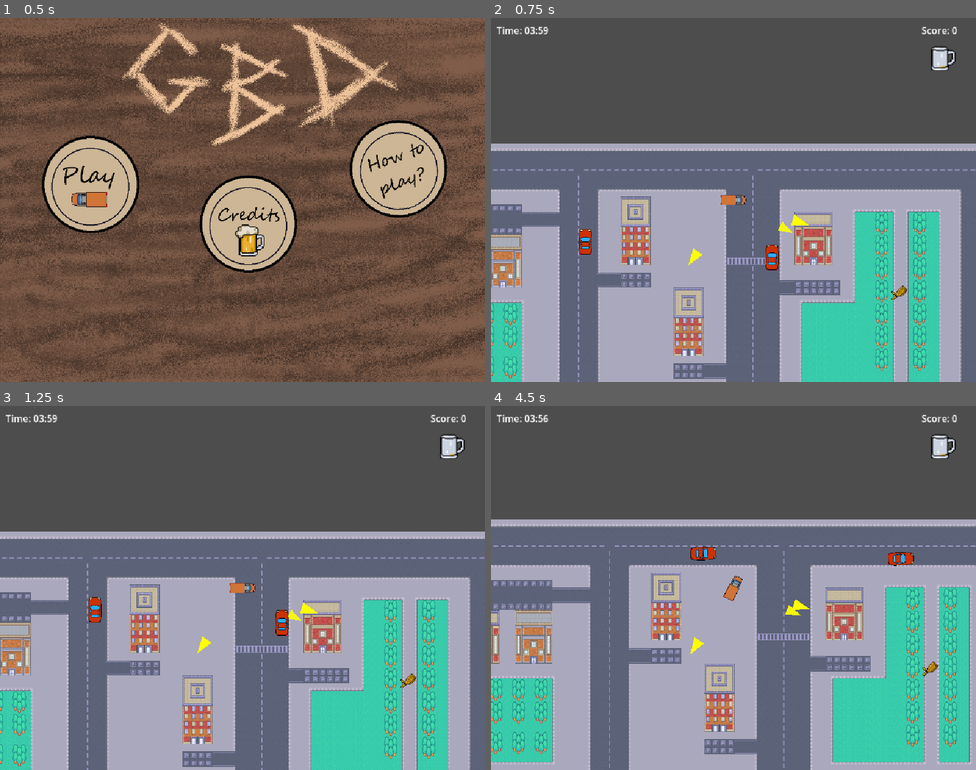
Above: before the commit, frames 1-4 (two rows, left to right).
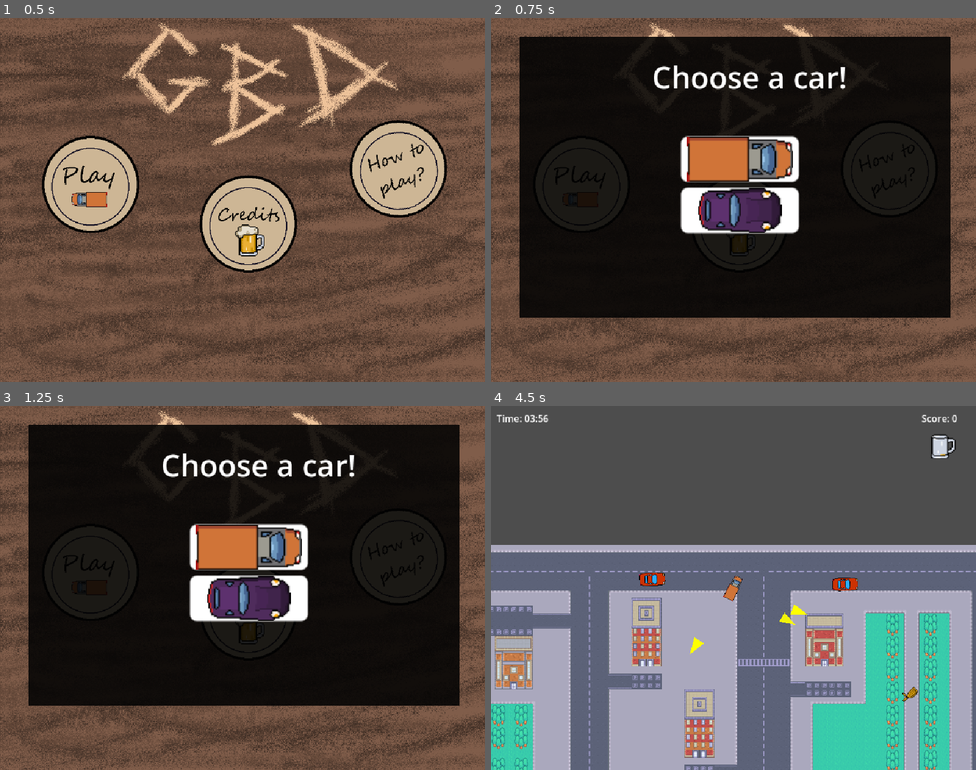
Above: after the commit, the same moments.

Repository: BastianTnd/grand-brew-delivery
Game: Godot game, scene res://Game/MainMenu/main_menu.tscn
Two runs of this game, one before a commit and one after it. Both use one fixed random seed, a clock stepped at 60 frames per second and the inputs below.
Inputs (mouse positions are in pixels of both pictures, inside the frame that each line leads up to):
- Up to frame 1 (0.5 s): no input
- Up to frame 2 (0.75 s): click (583, 185) at 0.5 s
- Up to frame 3 (1.25 s): no input
- Up to frame 4 (4.5 s): click (738, 547) at 1.27 s; hold Right (ui_right) 2.03-2.78 s; hold Down (ui_down) 2.78-3.53 s; hold Right (ui_right) 3.53-4.28 s; hold Up (ui_up) from 4.28 s (still down)

Frame 1 is identical in both runs. In frame 2, 98% of the frame differs, in the area x 0-100%, y 0-100%; in frame 3, 98%; in frame 4, 42%.

Commit message:
feature(ui/graphic; GameManager; Player): implement car selection system and dynamic spawning
- Added CarSelection scene with Van and Sportscar options.

- Added sportscar.tscn and van.tscn

- Updated Main Menu to navigate to CarSelection instead of starting the game directly.

- Implemented Global script to persist selected car path across scenes.

- Integrated dynamic player spawning in game_manager.gd based on Global selection.

- Balanced Sportscar stats for higher speed and lower capacity.

Diff:
--- /dev/null
+++ b/godot_project/Game/CarSelection/car_selection.gd
@@ -0,0 +1,16 @@
+extends Control
+
+func _on_van_button_pressed() -> void:
+	Global.selected_car_path = "res://Player/van.tscn"
+	start_game()
+
+func _on_sportscar_button_pressed() -> void:
+	Global.selected_car_path = "res://Player/sportscar.tscn"
+	start_game()
+
+func start_game() -> void:
+	ScoreManager.start_game()
+	get_tree().change_scene_to_file("res://Game/game.tscn")
+
+func _on_back_button_pressed() -> void:
+	get_tree().change_scene_to_file("res://main_menu.tscn")
--- /dev/null
+++ b/godot_project/Game/CarSelection/car_selection.tscn
@@ -0,0 +1,105 @@
+[gd_scene format=3 uid="uid://biwhrxib6jgc2"]
+
+[ext_resource type="Script" uid="uid://crbylnauf1v7p" path="res://Game/CarSelection/car_selection.gd" id="1_eauri"]
+[ext_resource type="Texture2D" uid="uid://g5lxe1nduba6" path="res://Game/Titlescreen.png" id="1_tu2qp"]
+[ext_resource type="Texture2D" uid="uid://b8n05jrh4p0wl" path="res://Sprites/car-truck4.png" id="2_eauri"]
+[ext_resource type="Texture2D" uid="uid://cdxbuqctcr813" path="res://Sprites/porsche.png" id="3_30jog"]
+
+[sub_resource type="StyleBoxFlat" id="StyleBoxFlat_tu2qp"]
+bg_color = Color(11.708403, 11.708403, 11.708403, 1)
+corner_radius_top_left = 5
+corner_radius_top_right = 5
+corner_radius_bottom_right = 5
+corner_radius_bottom_left = 5
+
+[sub_resource type="StyleBoxFlat" id="StyleBoxFlat_eauri"]
+bg_color = Color(0.63529414, 0.63529414, 0.63529414, 1)
+corner_radius_top_left = 5
+corner_radius_top_right = 5
+corner_radius_bottom_right = 5
+corner_radius_bottom_left = 5
+
+[sub_resource type="StyleBoxFlat" id="StyleBoxFlat_30jog"]
+bg_color = Color(0.63529414, 0.63529414, 0.63529414, 1)
+corner_radius_top_left = 5
+corner_radius_top_right = 5
+corner_radius_bottom_right = 5
+corner_radius_bottom_left = 5
+
+[sub_resource type="StyleBoxFlat" id="StyleBoxFlat_df4xx"]
+bg_color = Color(11.708, 11.708, 11.708, 1)
+corner_radius_top_left = 5
+corner_radius_top_right = 5
+corner_radius_bottom_right = 5
+corner_radius_bottom_left = 5
+
+[sub_resource type="StyleBoxFlat" id="StyleBoxFlat_4mp5e"]
+bg_color = Color(0.63529414, 0.63529414, 0.63529414, 1)
+corner_radius_top_left = 5
+corner_radius_top_right = 5
+corner_radius_bottom_right = 5
+corner_radius_bottom_left = 5
+
+[sub_resource type="StyleBoxFlat" id="StyleBoxFlat_u0n48"]
+bg_color = Color(0.63529414, 0.63529414, 0.63529414, 1)
+corner_radius_top_left = 5
+corner_radius_top_right = 5
+corner_radius_bottom_right = 5
+corner_radius_bottom_left = 5
+
+[sub_resource type="LabelSettings" id="LabelSettings_tu2qp"]
+font_size = 64
+
+[node name="CarSelection" type="Control" unique_id=1088836039]
+layout_mode = 3
+anchors_preset = 0
+script = ExtResource("1_eauri")
+
+[node name="TextureRect" type="TextureRect" parent="." unique_id=1944036556]
+layout_mode = 0
+offset_right = 40.0
+offset_bottom = 40.0
+texture = ExtResource("1_tu2qp")
+
+[node name="ColorRect" type="ColorRect" parent="." unique_id=923262980]
+layout_mode = 0
+offset_left = 60.0
+offset_top = 40.0
+offset_right = 970.0
+offset_bottom = 632.0
+color = Color(0.011764706, 0.011764706, 0.011764706, 0.8784314)
+
+[node name="HBoxContainer" type="HBoxContainer" parent="." unique_id=1584438475]
+layout_mode = 0
+offset_left = 650.0
+offset_top = 250.0
+offset_right = 734.0
+offset_bottom = 333.0
+rotation = 1.5707964
+scale = Vector2(3, 3)
+
+[node name="VanButton" type="Button" parent="HBoxContainer" unique_id=1897121767]
+layout_mode = 2
+theme_override_styles/normal = SubResource("StyleBoxFlat_tu2qp")
+theme_override_styles/pressed = SubResource("StyleBoxFlat_eauri")
+theme_override_styles/hover = SubResource("StyleBoxFlat_30jog")
+icon = ExtResource("2_eauri")
+
+[node name="SportscarButton" type="Button" parent="HBoxContainer" unique_id=2032120721]
+layout_mode = 2
+theme_override_styles/normal = SubResource("StyleBoxFlat_df4xx")
+theme_override_styles/pressed = SubResource("StyleBoxFlat_4mp5e")
+theme_override_styles/hover = SubResource("StyleBoxFlat_u0n48")
+icon = ExtResource("3_30jog")
+
+[node name="Choose" type="Label" parent="." unique_id=1286566771]
+layout_mode = 0
+offset_left = 340.0
+offset_top = 80.0
+offset_right = 769.0
+offset_bottom = 183.0
+text = "Choose a car!"
+label_settings = SubResource("LabelSettings_tu2qp")
+
+[connection signal="pressed" from="HBoxContainer/VanButton" to="." method="_on_van_button_pressed"]
+[connection signal="pressed" from="HBoxContainer/SportscarButton" to="." method="_on_sportscar_button_pressed"]
--- a/godot_project/Game/MainMenu/main_menu.gd
+++ b/godot_project/Game/MainMenu/main_menu.gd
@@ -1,8 +1,7 @@
 extends Control
 
 func _on_play_pressed() -> void:
-	ScoreManager.start_game()
-	get_tree().change_scene_to_file("res://Game/game.tscn")
+	get_tree().change_scene_to_file("res://Game/CarSelection/car_selection.tscn")
 
 func _on_how_to_play_pressed() -> void:
 	get_tree().change_scene_to_file("res://Game/HowToPlayMenu/how_to_play.tscn")
--- a/godot_project/Game/game.tscn
+++ b/godot_project/Game/game.tscn
@@ -2,7 +2,6 @@
 
 [ext_resource type="PackedScene" uid="uid://bvp0noy8wujyd" path="res://Map/map.tscn" id="1_1erje"]
 [ext_resource type="Script" uid="uid://egbw7oq2pqra" path="res://Game/game_manager.gd" id="1_oomkl"]
-[ext_resource type="PackedScene" uid="uid://b43n0r1ks3ath" path="res://Player/player.tscn" id="2_m22wp"]
 [ext_resource type="PackedScene" uid="uid://bfkkj6ddnv3qi" path="res://Bar/bar.tscn" id="4_jcm6v"]
 [ext_resource type="PackedScene" uid="uid://dx3y7jt5plp2d" path="res://BrewingStation/brewing_station.tscn" id="5_fwxkx"]
 [ext_resource type="PackedScene" uid="uid://58m1ibhbsjtt" path="res://NPCs/CarNPCs/car_routine.tscn" id="5_qmv3x"]
@@ -31,8 +30,6 @@
 
 [node name="Map" parent="." unique_id=1676787412 instance=ExtResource("1_1erje")]
 
-[node name="Player" parent="." unique_id=282871353 instance=ExtResource("2_m22wp")]
-
 [node name="Bar" parent="." unique_id=423538003 instance=ExtResource("4_jcm6v")]
 position = Vector2(945, 1127)
 
@@ -55,3 +52,6 @@
 curve = SubResource("Curve2D_kul4i")
 
 [node name="CanvasLayer" parent="." unique_id=2140511235 instance=ExtResource("7_oomkl")]
+
+[node name="SpawnPoint" type="Marker2D" parent="." unique_id=1100828666]
+position = Vector2(42, -54)
--- a/godot_project/Game/game_manager.gd
+++ b/godot_project/Game/game_manager.gd
@@ -10,9 +10,23 @@
 }
 
 func _ready():
+	spawn_player_car()
+
 	spawn_items()
 	if ScoreManager:
 		ScoreManager.delivery_completed.connect(spawn_items)
+
+func spawn_player_car():
+	var car_to_spawn = Global.selected_car_path
+	var car_scene = load(car_to_spawn)
+	var car_instance = car_scene.instantiate()
+
+	if has_node("SpawnPoint"):
+		car_instance.global_position = $SpawnPoint.global_position
+	else:
+		car_instance.global_position = Vector2(0, 0)
+
+	add_child(car_instance)
 
 func spawn_items():
 	var random_number_spawn_points = randi_range(1, 5)
--- /dev/null
+++ b/godot_project/Player/global.gd
@@ -0,0 +1,2 @@
+extends Node
+var selected_car_path: String = "res://Player/van.tscn"
--- /dev/null
+++ b/godot_project/Player/sportscar.tscn
@@ -0,0 +1,31 @@
+[gd_scene format=3 uid="uid://bbptfxk3tp5yg"]
+
+[ext_resource type="PackedScene" uid="uid://b43n0r1ks3ath" path="res://Player/player.tscn" id="1_tg0nv"]
+[ext_resource type="Texture2D" uid="uid://cdxbuqctcr813" path="res://Sprites/porsche.png" id="2_x0nyb"]
+
+[sub_resource type="CapsuleShape2D" id="CapsuleShape2D_b5lms"]
+radius = 13.571427
+height = 57.642853
+
+[sub_resource type="CapsuleShape2D" id="CapsuleShape2D_h1mvj"]
+radius = 14.285713
+height = 57.142876
+
+[node name="Player" unique_id=282871353 instance=ExtResource("1_tg0nv")]
+engine_power = 420.0
+max_speed = 600.0
+max_speed_reverse = 140.0
+steering_angle_limit = 60.0
+friction = 0.991
+max_beer = 60.0
+
+[node name="Sprite2D" parent="." index="0" unique_id=1897074459]
+texture = ExtResource("2_x0nyb")
+
+[node name="CollisionShape2D" parent="." index="1" unique_id=1567269969]
+position = Vector2(-1.1920929e-07, 2.9802322e-08)
+shape = SubResource("CapsuleShape2D_b5lms")
+
+[node name="CollisionShape2D" parent="Area2D" parent_id_path=PackedInt32Array(1171098915) index="0" unique_id=300668999]
+position = Vector2(-2.3841858e-07, -2.1316282e-14)
+shape = SubResource("CapsuleShape2D_h1mvj")
--- /dev/null
+++ b/godot_project/Player/van.tscn
@@ -0,0 +1,5 @@
+[gd_scene format=3 uid="uid://cgyokte3n3xaj"]
+
+[ext_resource type="PackedScene" uid="uid://b43n0r1ks3ath" path="res://Player/player.tscn" id="1_cyg5e"]
+
+[node name="Player" unique_id=282871353 instance=ExtResource("1_cyg5e")]
--- a/godot_project/project.godot
+++ b/godot_project/project.godot
@@ -17,6 +17,7 @@
 [autoload]
 
 ScoreManager="*uid://bf67mmshowjrp"
+Global="*uid://o4voo4amoer6"
 
 [display]
 
Not shown, added: godot_project/Game/CarSelection/car_selection.gd.uid
Not shown, added: godot_project/Player/global.gd.uid
